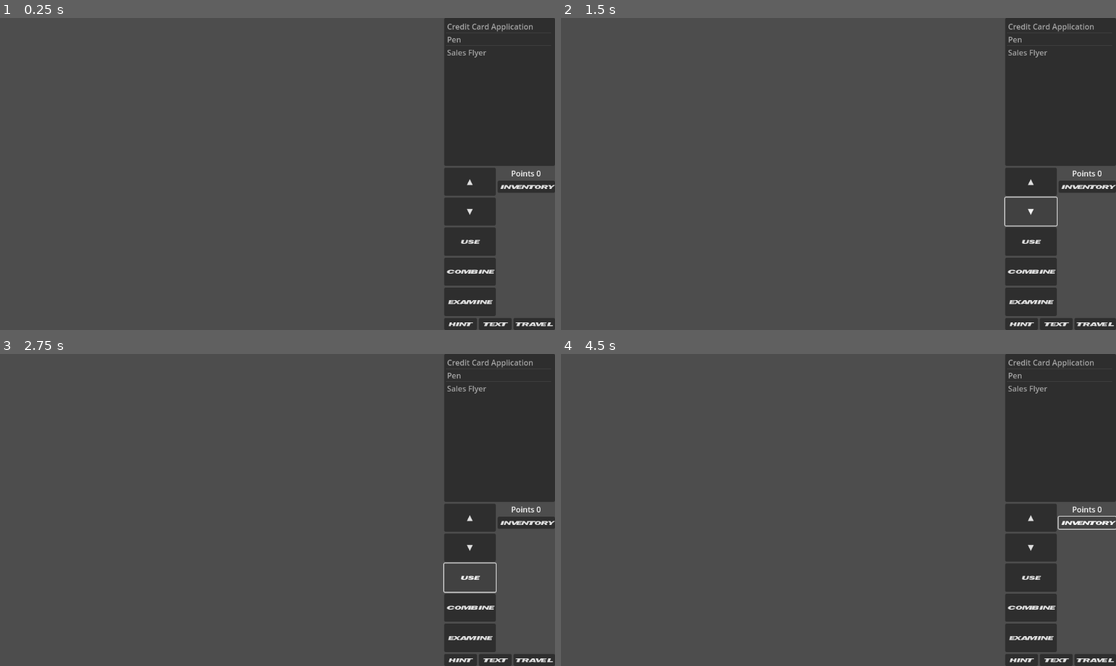
Above: before the commit, frames 1-4 (two rows, left to right).
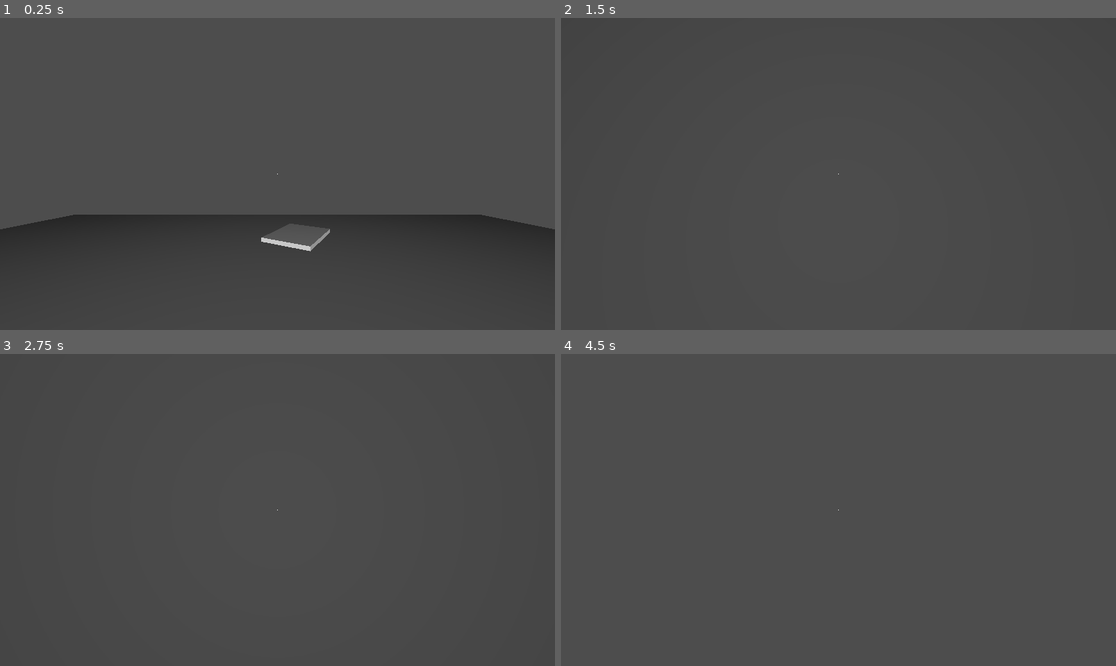
Above: after the commit, the same moments.

Repository: Davidwallacesadler/GodoTex
Game: Godot game, scene res://scenes/tex_office.tscn
Two runs of this game, one before a commit and one after it. Both use one fixed random seed, a clock stepped at 60 frames per second and the inputs below. Before the commit the project starts from res://scenes/inventory_hud.tscn.
Inputs (mouse positions are in pixels of both pictures, inside the frame that each line leads up to):
- Up to frame 1 (0.25 s): no input
- Up to frame 2 (1.5 s): click (1032, 180) at 0.5 s, where only the run before the commit has a clickable "▲"; click (1032, 211) at 1.25 s, where only the run before the commit has a clickable "▼"
- Up to frame 3 (2.75 s): click (471, 578) at 2 s, where only the run before the commit has a clickable "USE"
- Up to frame 4 (4.5 s): click (1032, 606) at 2.75 s, where only the run before the commit has a clickable "COMBINE"; click (1032, 637) at 3.5 s, where only the run before the commit has a clickable "EXAMINE"; click (1088, 522) at 4.25 s, where only the run before the commit has a clickable "INVENTORY"

The runs differ from the first frame. In frame 1, 17% of the frame differs, in the area x 0-100%, y 0-99%; in frame 2, 7.4%; in frame 3, 11%; in frame 4, 14%.

Commit message:
Finally get in a good place with world_items

Diff:
--- /dev/null
+++ b/entities/credit_card_application.tscn
@@ -0,0 +1,20 @@
+[gd_scene load_steps=5 format=3 uid="uid://bj6vanpn3m78"]
+
+[ext_resource type="Script" path="res://entities/world_item.gd" id="1_nqup3"]
+[ext_resource type="Resource" uid="uid://u48gwaetfxe2" path="res://resources/items/credit_card_application.tres" id="2_lpncx"]
+[ext_resource type="PackedScene" uid="uid://baef74pd1ltd" path="res://assets/models/test_model.dae" id="3_5i182"]
+
+[sub_resource type="BoxShape3D" id="BoxShape3D_ujg0y"]
+
+[node name="credit_card_application" type="StaticBody3D"]
+collision_layer = 2
+collision_mask = 2
+script = ExtResource("1_nqup3")
+inventory_item = ExtResource("2_lpncx")
+
+[node name="test_model" parent="." instance=ExtResource("3_5i182")]
+transform = Transform3D(0.494906, 0, 0, 0, 0.455083, 0, 0, 0, 0.721714, 0, 0, 0)
+
+[node name="CollisionShape3D" type="CollisionShape3D" parent="."]
+visible = false
+shape = SubResource("BoxShape3D_ujg0y")
--- /dev/null
+++ b/entities/world_item.gd
@@ -0,0 +1,5 @@
+class_name WorldItem
+extends StaticBody3D
+
+@export var inventory_item: InventoryItem
+@export var quip: Quip
--- /dev/null
+++ b/entities/world_item.tscn
@@ -0,0 +1,6 @@
+[gd_scene load_steps=2 format=3 uid="uid://c0fxyxbs0hx4r"]
+
+[ext_resource type="Script" path="res://entities/world_item.gd" id="1_5qosq"]
+
+[node name="WorldItem" type="StaticBody3D"]
+script = ExtResource("1_5qosq")
--- a/project.godot
+++ b/project.godot
@@ -11,6 +11,6 @@
 [application]
 
 config/name="GodoTexMurphy"
-run/main_scene="res://scenes/inventory_hud.tscn"
+run/main_scene="res://scenes/tex_office.tscn"
 config/features=PackedStringArray("4.1", "Forward Plus")
 config/icon="res://assets/textures/icon.svg"
--- a/resources/items/credit_card_application.tres
+++ b/resources/items/credit_card_application.tres
@@ -1,7 +1,7 @@
 [gd_resource type="Resource" script_class="InventoryItem" load_steps=3 format=3 uid="uid://u48gwaetfxe2"]
 
 [ext_resource type="Script" path="res://scripts/inventory_item.gd" id="1_pyr7e"]
-[ext_resource type="Texture2D" uid="uid://dj7coxo47yfvy" path="res://assets/textures/items/cc_app_th.png" id="2_6q12a"]
+[ext_resource type="Texture2D" uid="uid://dj7coxo47yfvy" path="res://assets/textures/items/thumb_credit_card_application.png" id="2_6q12a"]
 
 [resource]
 script = ExtResource("1_pyr7e")
--- a/resources/items/pen.tres
+++ b/resources/items/pen.tres
@@ -1,7 +1,7 @@
 [gd_resource type="Resource" script_class="InventoryItem" load_steps=3 format=3 uid="uid://yaj700b76n8"]
 
 [ext_resource type="Script" path="res://scripts/inventory_item.gd" id="1_pg0ev"]
-[ext_resource type="Texture2D" uid="uid://dbd015dhud4l6" path="res://assets/textures/items/pen_th.png" id="2_xcums"]
+[ext_resource type="Texture2D" uid="uid://dbd015dhud4l6" path="res://assets/textures/items/thumb_pen.png" id="2_xcums"]
 
 [resource]
 script = ExtResource("1_pg0ev")
--- a/resources/items/sales_flyer.tres
+++ b/resources/items/sales_flyer.tres
@@ -1,7 +1,7 @@
 [gd_resource type="Resource" script_class="InventoryItem" load_steps=3 format=3 uid="uid://cbyguww2d64r"]
 
 [ext_resource type="Script" path="res://scripts/inventory_item.gd" id="1_wwsbk"]
-[ext_resource type="Texture2D" uid="uid://cwyd7hmbkvhl4" path="res://assets/textures/items/sf_th.png" id="2_uwp0d"]
+[ext_resource type="Texture2D" uid="uid://cwyd7hmbkvhl4" path="res://assets/textures/items/thumb_sales_flyer.png" id="2_uwp0d"]
 
 [resource]
 script = ExtResource("1_wwsbk")
--- /dev/null
+++ b/resources/quips/credit_card_application.tres
@@ -0,0 +1,7 @@
+[gd_resource type="Resource" script_class="Quip" load_steps=2 format=3 uid="uid://5quvmd754lfg"]
+
+[ext_resource type="Script" path="res://scripts/quip.gd" id="1_swvev"]
+
+[resource]
+script = ExtResource("1_swvev")
+transcription = ""
--- /dev/null
+++ b/scenes/audio_manager.tscn
@@ -0,0 +1,7 @@
+[gd_scene format=3 uid="uid://1iawf4x7c8m8"]
+
+[node name="AudioManager" type="Node"]
+
+[node name="SoundEffectAudioStreamPlayer" type="AudioStreamPlayer" parent="."]
+
+[node name="MusicAudioStreamPlayer" type="AudioStreamPlayer" parent="."]
--- a/scenes/inventory_hud.tscn
+++ b/scenes/inventory_hud.tscn
@@ -27,6 +27,8 @@
 [node name="InventoryList" type="ItemList" parent="."]
 layout_mode = 2
 size_flags_vertical = 3
+theme_override_colors/font_color = Color(0.615686, 0.141176, 0.141176, 1)
+theme_override_colors/font_selected_color = Color(0.258824, 0.501961, 0.705882, 1)
 
 [node name="InventoryDetailsGrid" type="GridContainer" parent="."]
 layout_mode = 2
@@ -82,6 +84,7 @@
 
 [node name="InventoryItemTextureRect" type="TextureRect" parent="InventoryDetailsGrid/DetailsGridLeft"]
 layout_mode = 2
+expand_mode = 5
 
 [node name="MiscActionsContainer" type="HBoxContainer" parent="."]
 layout_mode = 2
--- a/scenes/player.tscn
+++ b/scenes/player.tscn
@@ -4,7 +4,7 @@
 
 [sub_resource type="CapsuleShape3D" id="CapsuleShape3D_tn7iu"]
 
-[node name="player" type="CharacterBody3D"]
+[node name="Player" type="CharacterBody3D"]
 script = ExtResource("1_3pg5l")
 
 [node name="CollisionShape" type="CollisionShape3D" parent="."]
@@ -12,3 +12,20 @@
 
 [node name="Camera" type="Camera3D" parent="."]
 current = true
+
+[node name="InteractionRayCast" type="RayCast3D" parent="Camera"]
+target_position = Vector3(0, 0, -3)
+collision_mask = 2
+
+[node name="Crosshair" type="ColorRect" parent="."]
+anchors_preset = 8
+anchor_left = 0.5
+anchor_top = 0.5
+anchor_right = 0.5
+anchor_bottom = 0.5
+offset_left = -1.0
+offset_top = -1.0
+offset_right = 1.0
+offset_bottom = 1.0
+grow_horizontal = 2
+grow_vertical = 2
--- a/scenes/tex_office.tscn
+++ b/scenes/tex_office.tscn
@@ -1,6 +1,7 @@
-[gd_scene load_steps=4 format=3 uid="uid://dd1qy06qjmp64"]
+[gd_scene load_steps=5 format=3 uid="uid://dd1qy06qjmp64"]
 
 [ext_resource type="PackedScene" uid="uid://dnq3po6gd7t7q" path="res://scenes/player.tscn" id="1_ryj6w"]
+[ext_resource type="PackedScene" uid="uid://bj6vanpn3m78" path="res://entities/credit_card_application.tscn" id="1_uwp72"]
 
 [sub_resource type="PlaneMesh" id="PlaneMesh_fuvuw"]
 size = Vector2(10, 10)
@@ -9,6 +10,9 @@
 data = PackedVector3Array(25, 0, 25, -25, 0, 25, 25, 0, -25, -25, 0, 25, -25, 0, -25, 25, 0, -25)
 
 [node name="tex_office" type="Node3D"]
+
+[node name="credit_card_application" parent="." instance=ExtResource("1_uwp72")]
+transform = Transform3D(0.872411, 0.488774, 2.1365e-08, 0, -4.37114e-08, 1, 0.488774, -0.872411, -3.81343e-08, 0.3111, 0.0899621, -3.04271)
 
 [node name="MeshInstance3D" type="MeshInstance3D" parent="."]
 mesh = SubResource("PlaneMesh_fuvuw")
--- a/scripts/inventory_hud.gd
+++ b/scripts/inventory_hud.gd
@@ -16,7 +16,6 @@
 func _ready():
 	_setup_item_list()
 	_examine_button.pressed.connect(_on_examine_button_clicked)
-
 
 func _setup_item_list():
 	for item in _items:
--- a/scripts/player.gd
+++ b/scripts/player.gd
@@ -1,11 +1,20 @@
 extends CharacterBody3D
-
 
 const SPEED = 5.0
 const JUMP_VELOCITY = 4.5
 
 # Get the gravity from the project settings to be synced with RigidBody nodes.
 var gravity = ProjectSettings.get_setting("physics/3d/default_gravity")
+
+var focused_world_item: WorldItem
+
+
+func _ready():
+	Input.set_mouse_mode(Input.MOUSE_MODE_CAPTURED)
+
+
+func _process(delta):
+	_process_interaction_raycast()
 
 
 func _physics_process(delta):
@@ -27,5 +36,31 @@
 	else:
 		velocity.x = move_toward(velocity.x, 0, SPEED)
 		velocity.z = move_toward(velocity.z, 0, SPEED)
+	move_and_slide()
 
-	move_and_slide()
+
+func _input(event):
+	_aim(event)
+	_handle_mouse_escape(event)
+
+
+func _aim(event: InputEvent):
+	var mouse_motion = event as InputEventMouseMotion
+	if mouse_motion:
+		# Rotate around y using mouse x-position
+		rotation_degrees.y -= mouse_motion.relative.x
+		# Rotate around x using mouse y-position
+		var cameraTilt = $Camera.rotation_degrees.x
+		cameraTilt -= mouse_motion.relative.y
+		$Camera.rotation_degrees.x = clamp(cameraTilt, -90.0, 90.0)
+
+
+func _handle_mouse_escape(event: InputEvent):
+	if event.is_action_pressed("ui_accept"):
+		Input.set_mouse_mode(Input.MOUSE_MODE_VISIBLE)
+
+
+func _process_interaction_raycast():
+	var collision_object = $Camera/InteractionRayCast.get_collider()
+	if collision_object is WorldItem:
+		print("player is looking at", collision_object.name)
--- /dev/null
+++ b/scripts/quip.gd
@@ -0,0 +1,5 @@
+class_name Quip
+extends Resource
+
+@export var audio: AudioStream
+@export var transcription: String
Not shown, added: assets/models/test_model.dae
Not shown, added: assets/models/test_model.dae.import
Renamed: assets/textures/items/cc_app_th.png -> assets/textures/items/thumb_credit_card_application.png
Not shown, changed: assets/textures/items/thumb_credit_card_application.png.import
Renamed: assets/textures/items/pen_th.png -> assets/textures/items/thumb_pen.png
Not shown, changed: assets/textures/items/thumb_pen.png.import
Renamed: assets/textures/items/sf_th.png -> assets/textures/items/thumb_sales_flyer.png
Not shown, changed: assets/textures/items/thumb_sales_flyer.png.import
